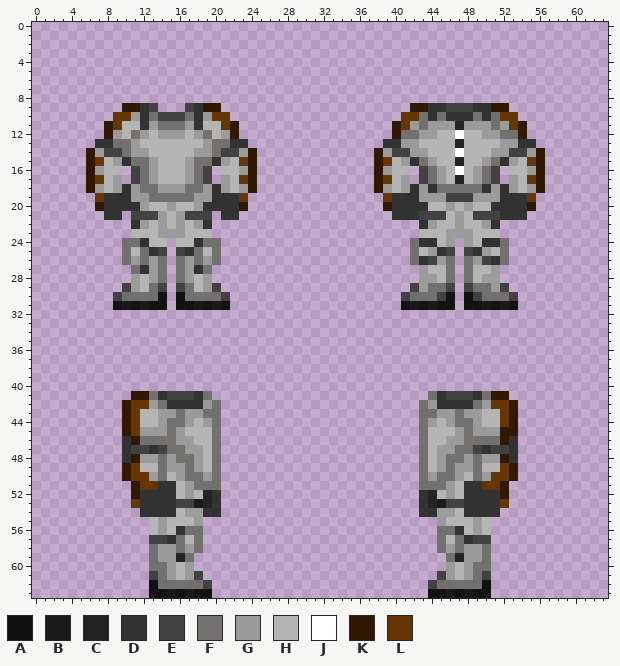
Pixel-art sprite: Resources/Textures/TS/Clothing/OuterClothing/Hardsuits/obs-4-engineer.rsi/equipped-OUTERCLOTHING.png. Above is the file before it was changed.
The file is 64x64 pixels. Colours within 5 levels of each other are drawn and written as one.
Palette (. is transparent): A #121212  B #1a1a1a  C #242424  D #323232  E #424242  F #72716f  G #9b9b9b  H #b5b5b5  J #ffffff  K #301900  L #663603
The result:
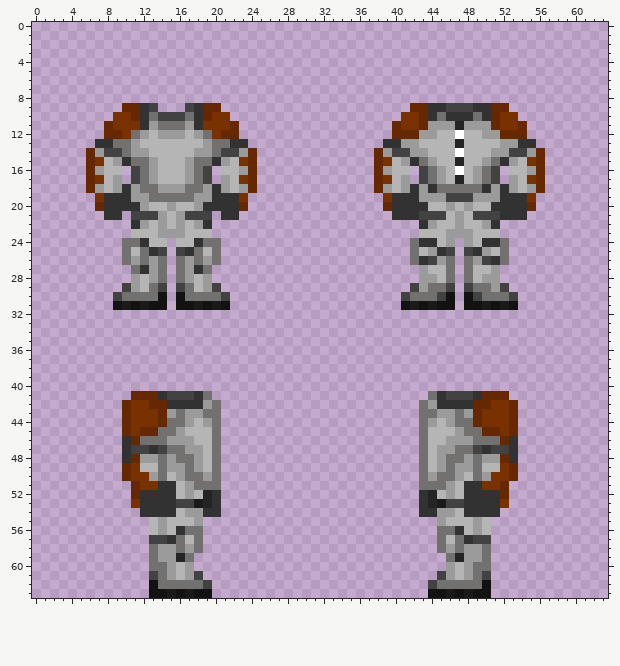
Edits made:
{"colour":"K","old":"#301900","new":"#652800"}
{"colour":"L","old":"#663603","new":"#7a3100"}
{"y":10,"x":11,"old":"G","new":"K"}
{"y":10,"x":19,"old":"G","new":"K"}
{"y":10,"x":43,"old":"F","new":"K"}
{"y":10,"x":51,"old":"F","new":"K"}
{"y":11,"x":10,"old":"HH","new":"LL"}
{"y":11,"x":19,"old":"HH","new":"LL"}
{"y":11,"x":42,"old":"GF","new":"LK"}
{"y":11,"x":51,"old":"FG","new":"KL"}
{"y":12,"x":9,"old":"GH","new":"KL"}
{"y":12,"x":20,"old":"HG","new":"LK"}
{"y":12,"x":41,"old":"FF","new":"KK"}
{"y":12,"x":52,"old":"FF","new":"KK"}
{"y":41,"x":13,"old":"F","new":"K"}
{"y":41,"x":50,"old":"F","new":"K"}
{"y":42,"x":13,"old":"GF","new":"KK"}
{"y":42,"x":49,"old":"FG","new":"KK"}
{"y":43,"x":12,"old":"HHG","new":"LLK"}
{"y":43,"x":49,"old":"GHH","new":"KLL"}
{"y":44,"x":12,"old":"HHG","new":"LLK"}
{"y":44,"x":49,"old":"GHH","new":"KLL"}
{"y":45,"x":12,"old":"GGG","new":"KKF"}
{"y":45,"x":49,"old":"GGGK","new":"FKKL"}
{"y":46,"x":15,"old":"F","new":"G"}
{"y":46,"x":48,"old":"F","new":"G"}
